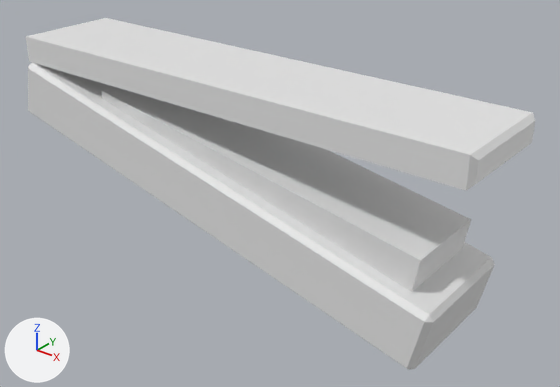
An edit to the Blender file Assets/Models/Stapler.blend, drawn before and after from the same camera.
Both versions are drawn from a 50 mm camera at (5.84, -4.24, 1.7) aimed at (2.35, 0.12, -1.0). Arrows for +X, +Y and +Z are at lower left; the lights stay in place.

The older version as bpy lines, for what is in view:
```python
me_cube_003 = bpy.data.meshes.new('Cube.003')
me_cube_003.from_pydata(...)  # 88 vertices, 86 faces; spans x -0.09..4.2, y -0.49..0.49, z -1.62..0.0
ob_cube_002 = bpy.data.objects.new('Cube.002', me_cube_003)
ob_cube_002.location = (0.0, 0.0, 0.0)
```
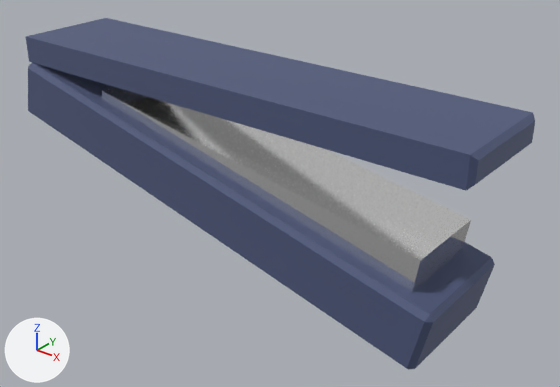
Changed parts and their boxes [x1, y1, x2, y2] in the pictures (560 x 387 px):
part 1 of me_cube_003, recoloured (white to blue): [382, 243, 495, 370] in both
part 2 of me_cube_003, recoloured (white to blue): [26, 18, 533, 351] in both
part 3 of me_cube_003, recoloured (white to blue): [28, 63, 235, 238] in both
part 4 of me_cube_003, recoloured (white to blue): [466, 113, 535, 190] in both
part 5 of me_cube_003, recoloured: [102, 87, 471, 292] in both
part 6 of me_cube_003, recoloured (white to blue): [412, 220, 471, 291] in both

What the commit changed:
Material 'Plastic' (mat_plastic) is new.
Its base color is (0.0653, 0.0877, 0.19) (dark blue #485479).
Its roughness is 0.752.
Its specular ior level is 0.698.
Its sheen weight is 0.0655.
Material 'Metal' (mat_metal) is new.
Its base color is (1.0, 1.0, 1.0) (white #ffffff).
Its metallic is 0.95.
Its roughness is 0.118.
Its specular ior level is 0.45.
me_cube_003 has 88 vertices, 86 faces and spans x -0.09..4.2, y -0.49..0.49, z -1.62..0.0.
me_cube_003 is used by ob_cube_002; location (0.0, 0.0, 0.0).
me_cube_003 part 1: 28 of the faces centred in x 3.66..4.04, y -0.49..0.49, z -1.6..-1.11 switch from no material to mat_plastic (dark blue #485479).
me_cube_003 part 2: 19 of the faces centred in x 2.08..3.07, y -0.49..0.49, z -1.43..0.0 switch from no material to mat_plastic (dark blue #485479).
me_cube_003 part 3: 12 of the faces centred in x 1.07..1.18, y -0.49..0.49, z -0.97..-0.48 switch from no material to mat_plastic (dark blue #485479).
me_cube_003 part 4: 5 of the faces centred in x 4.18..4.2, y -0.42..0.42, z -0.2..-0.02 switch from no material to mat_plastic (dark blue #485479).
me_cube_003 part 5: all 4 faces centred in x 2.08..2.36, y -0.36..0.36, z -0.77..-0.22 switch from no material to mat_metal (white #ffffff).
me_cube_003 part 6: the 1 face centred in x 3.85, y 0.0, z -1.02 switches from no material to mat_metal (white #ffffff).
